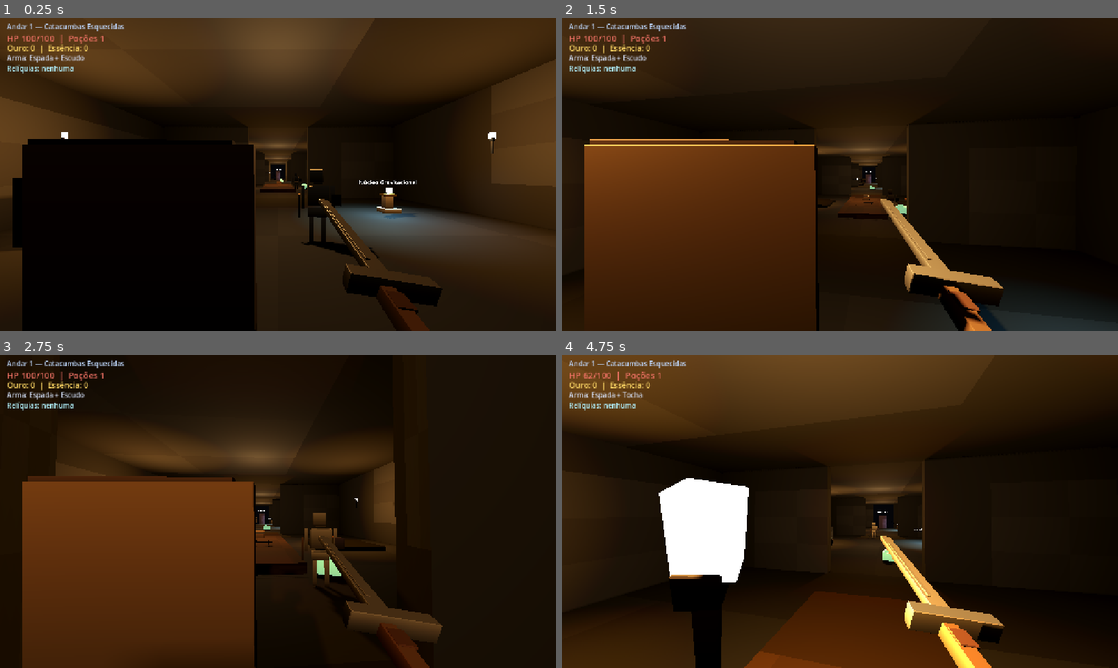
Above: before the commit, frames 1-4 (two rows, left to right).
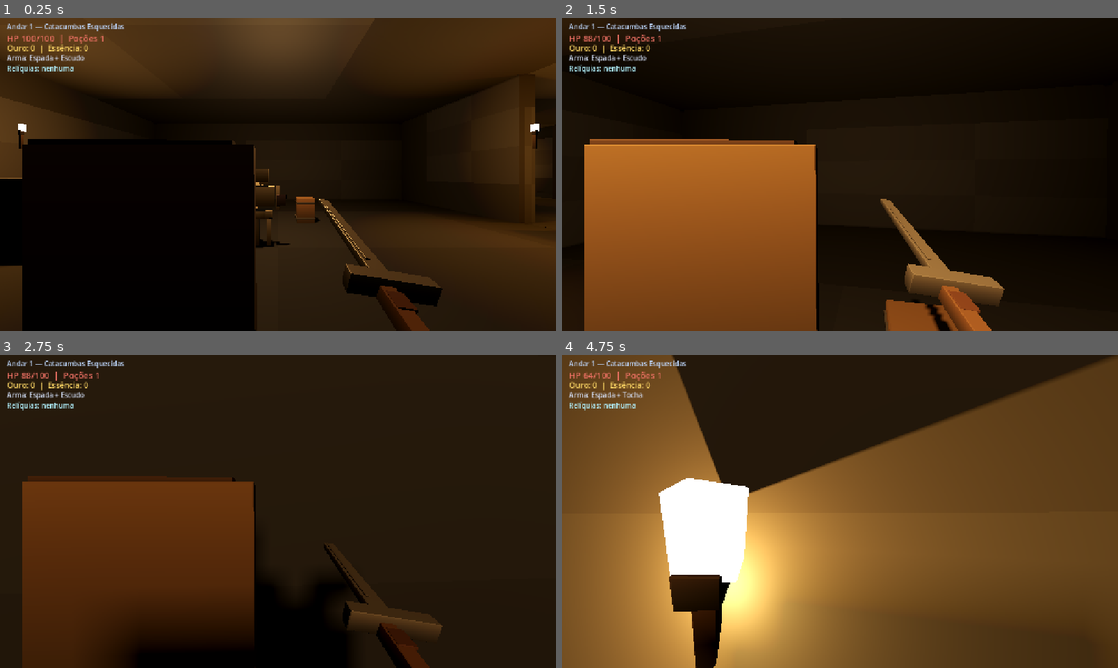
Above: after the commit, the same moments.

Repository: AndreXime/dungeon-of-echoes
Game: Godot game, scene res://scenes/dungeon_run.tscn
The game is run twice, just before and just after one commit, with the same random seed, the same clock (stepped at 60 frames per second) and the same inputs. This scene is started directly instead of the project's main scene.
Inputs (mouse positions are in pixels of both pictures, inside the frame that each line leads up to):
- Up to frame 1 (0.25 s): no input
- Up to frame 2 (1.5 s): tap Enter (ui_accept) at 0.5, 0.77 s; move the mouse to (867, 174) at 0.52 s; press the mouse at (867, 174) at 0.53 s; hold W (move_forward) from 0.53 s (still down); right-click (867, 174) at 0.8 s; move the mouse to (812, 174) at 1.27 s; release the mouse at (812, 174) at 1.28 s; right-click (812, 174) at 1.35 s
- Up to frame 3 (2.75 s): keep holding W (move_forward); tap Enter (ui_accept) at 1.52 s; click (250, 511) at 1.55 s; move the mouse to (289, 505) at 2.02 s; press the mouse at (289, 505) at 2.03 s; right-click (289, 505) at 2.3 s
- Up to frame 4 (4.75 s): keep holding W (move_forward); move the mouse to (834, 517) at 2.77 s; release the mouse at (834, 517) at 2.78 s; right-click (834, 517) at 2.85 s; tap Enter (ui_accept) at 3.02, 3.77, 4.52 s; click (834, 517) at 3.05 s; move the mouse to (878, 514) at 3.52 s; hold E (interact) 3.53-4.28 s; right-click (878, 514) at 3.8 s; move the mouse to (795, 508) at 4.27 s; tap T (toggle_torch) at 4.35 s; click (795, 508) at 4.55 s

The runs differ from the first frame. In frame 1, 7.9% of the frame differs, in the area x 0-100%, y 17-80%; in frame 2, 39%; in frame 3, 13%; in frame 4, 83%, in the area x 0-100%, y 0-100%.

Commit message:
feat(dungeon): layout em grafo, aggro com visão e relíquias únicas

Diff:
--- a/scripts/dungeon_generator.gd
+++ b/scripts/dungeon_generator.gd
@@ -36,62 +36,162 @@
 
 signal generation_done(player_spawn: Vector3, exit_pos: Vector3)
 
+var _spawned_relic_ids: Array[String] = []
+
 
 func generate(parent: Node3D, seed_value: int) -> void:
 	var rng := RandomNumberGenerator.new()
 	rng.seed = seed_value if seed_value != 0 else 1
 	RunState.map_rooms.clear()
-
-	var boss_floor := RunState.floor_index % 3 == 0
-	var count := rng.randi_range(4, 6)
-	var sequence: Array[String] = []
-	for i in count:
-		if i == count - 1:
-			sequence.append("boss" if boss_floor else "end")
-		elif i == 0:
-			sequence.append("hall")
-		else:
-			var roll := rng.randf()
-			if roll < 0.18:
-				sequence.append("treasure")
-			elif roll < 0.32:
-				sequence.append("bridge")
-			elif roll < 0.46:
-				sequence.append("hazard")
-			elif roll < 0.58:
-				sequence.append("cross")
-			else:
-				sequence.append("hall")
-
-	var cursor_z := 0.0
+	_spawned_relic_ids.clear()
+
+	var layout := _build_layout(rng)
 	var player_spawn := Vector3(0, 0.2, 2)
 	var exit_pos := Vector3.ZERO
 	var reveal := MetaProgress.cartographer_level
-
-	for i in sequence.size():
-		var kind: String = sequence[i]
-		var room := _build_room(kind, rng)
-		room.name = "Room_%d_%s" % [i, kind]
-		room.position = Vector3(0, 0, cursor_z)
+	var index := 0
+
+	for cell in layout:
+		var kind: String = cell["kind"]
+		var grid: Vector2i = cell["grid"]
+		var doors: Dictionary = cell["doors"]
+		var room := _build_room(kind, rng, doors)
+		room.name = "Room_%d_%s" % [index, kind]
+		room.position = Vector3(float(grid.x) * ROOM_SIZE.x, 0.0, float(grid.y) * ROOM_SIZE.z)
 		parent.add_child(room)
 
-		var map_entry := {
-			"index": i,
+		RunState.map_rooms.append({
+			"index": index,
 			"kind": kind,
 			"biome": RunState.biome,
-			"revealed": i == 0 or i < reveal or kind in ["treasure", "boss", "end"],
+			"grid": [grid.x, grid.y],
+			"revealed": index == 0 or index < reveal or kind in ["treasure", "boss", "end"],
 			"cleared": false,
-		}
-		RunState.map_rooms.append(map_entry)
-
-		if i == 0:
-			player_spawn = room.global_position + Vector3(0, 0.2, ROOM_SIZE.z * 0.3)
+		})
+
+		if index == 0:
+			player_spawn = room.global_position + Vector3(0, 0.2, ROOM_SIZE.z * 0.25)
 		if kind == "end" or kind == "boss":
 			exit_pos = room.global_position + Vector3(0, 1.0, -ROOM_SIZE.z * 0.3)
 			_add_exit_trigger(room, Vector3(0, 1.0, -ROOM_SIZE.z * 0.3), kind == "boss")
-		cursor_z -= ROOM_SIZE.z
+		index += 1
 
 	generation_done.emit(player_spawn, exit_pos)
+
+
+func _build_layout(rng: RandomNumberGenerator) -> Array[Dictionary]:
+	var boss_floor := RunState.floor_index % 3 == 0
+	var main_count := rng.randi_range(5, 7)
+	var occupied: Dictionary = {}
+	var order: Array[Vector2i] = []
+	var kinds: Dictionary = {}
+	var doors: Dictionary = {}
+
+	var pos := Vector2i(0, 0)
+	occupied[pos] = true
+	order.append(pos)
+	kinds[pos] = "hall"
+	doors[pos] = {"n": false, "s": false, "e": false, "w": false}
+
+	var dirs := [
+		Vector2i(0, -1),
+		Vector2i(0, -1),
+		Vector2i(0, -1),
+		Vector2i(1, 0),
+		Vector2i(-1, 0),
+	]
+
+	while order.size() < main_count:
+		var placed := false
+		var shuffled := dirs.duplicate()
+		for i in shuffled.size():
+			var j := rng.randi_range(i, shuffled.size() - 1)
+			var tmp: Vector2i = shuffled[i]
+			shuffled[i] = shuffled[j]
+			shuffled[j] = tmp
+		for d in shuffled:
+			var nxt: Vector2i = pos + d
+			if occupied.has(nxt):
+				continue
+			_link_doors(doors, pos, nxt, d)
+			occupied[nxt] = true
+			order.append(nxt)
+			pos = nxt
+			placed = true
+			break
+		if not placed:
+			break
+
+	for i in order.size():
+		var p: Vector2i = order[i]
+		if i == 0:
+			kinds[p] = "hall"
+		elif i == order.size() - 1:
+			kinds[p] = "boss" if boss_floor else "end"
+		else:
+			var roll := rng.randf()
+			if roll < 0.22:
+				kinds[p] = "bridge"
+			elif roll < 0.4:
+				kinds[p] = "hazard"
+			elif roll < 0.55:
+				kinds[p] = "cross"
+			else:
+				kinds[p] = "hall"
+
+	# 1–2 salas laterais (tesouro / cross)
+	var branch_budget := 1 + int(rng.randf() > 0.45)
+	var mid_candidates: Array[Vector2i] = []
+	for i in range(1, maxi(order.size() - 1, 1)):
+		mid_candidates.append(order[i])
+	for _b in branch_budget:
+		if mid_candidates.is_empty():
+			break
+		var from: Vector2i = mid_candidates[rng.randi_range(0, mid_candidates.size() - 1)]
+		var side_dirs := [Vector2i(1, 0), Vector2i(-1, 0), Vector2i(0, 1)]
+		for i in side_dirs.size():
+			var j := rng.randi_range(i, side_dirs.size() - 1)
+			var tmp2: Vector2i = side_dirs[i]
+			side_dirs[i] = side_dirs[j]
+			side_dirs[j] = tmp2
+		for d in side_dirs:
+			var nxt2: Vector2i = from + d
+			if occupied.has(nxt2):
+				continue
+			_link_doors(doors, from, nxt2, d)
+			occupied[nxt2] = true
+			order.append(nxt2)
+			kinds[nxt2] = "treasure" if rng.randf() > 0.35 else "cross"
+			break
+
+	var result: Array[Dictionary] = []
+	for p2 in order:
+		result.append({
+			"grid": p2,
+			"kind": kinds[p2],
+			"doors": doors[p2],
+		})
+	return result
+
+
+func _link_doors(doors: Dictionary, a: Vector2i, b: Vector2i, delta: Vector2i) -> void:
+	if not doors.has(a):
+		doors[a] = {"n": false, "s": false, "e": false, "w": false}
+	if not doors.has(b):
+		doors[b] = {"n": false, "s": false, "e": false, "w": false}
+	# grid y negativo = norte (-Z)
+	if delta == Vector2i(0, -1):
+		doors[a]["n"] = true
+		doors[b]["s"] = true
+	elif delta == Vector2i(0, 1):
+		doors[a]["s"] = true
+		doors[b]["n"] = true
+	elif delta == Vector2i(1, 0):
+		doors[a]["e"] = true
+		doors[b]["w"] = true
+	elif delta == Vector2i(-1, 0):
+		doors[a]["w"] = true
+		doors[b]["e"] = true
 
 
 func _palette() -> Dictionary:
@@ -154,8 +254,9 @@
 			return ENEMIES_CATACOMBS
 
 
-func _build_room(kind: String, rng: RandomNumberGenerator) -> Node3D:
+func _build_room(kind: String, rng: RandomNumberGenerator, doors: Dictionary = {}) -> Node3D:
 	var room := Node3D.new()
+	room.set_meta("has_relic", false)
 	var pal := _palette()
 	var stone: Color = pal["stone"]
 	var floor_c: Color = pal["floor"]
@@ -163,15 +264,17 @@
 	var hz := ROOM_SIZE.z * 0.5
 	var hx := ROOM_SIZE.x * 0.5
 	var hy := ROOM_SIZE.y * 0.5
+	var d_n := bool(doors.get("n", false))
+	var d_s := bool(doors.get("s", false))
+	var d_e := bool(doors.get("e", false))
+	var d_w := bool(doors.get("w", false))
 
 	_add_box(room, Vector3(ROOM_SIZE.x, 0.5, ROOM_SIZE.z), Vector3(0, -0.25, 0), floor_c)
 	_add_box(room, Vector3(ROOM_SIZE.x, 0.4, ROOM_SIZE.z), Vector3(0, ROOM_SIZE.y, 0), stone)
-	_add_box(room, Vector3(6.0, ROOM_SIZE.y, 0.5), Vector3(-5.0, hy, hz), stone)
-	_add_box(room, Vector3(6.0, ROOM_SIZE.y, 0.5), Vector3(5.0, hy, hz), stone)
-	_add_box(room, Vector3(6.0, ROOM_SIZE.y, 0.5), Vector3(-5.0, hy, -hz), stone)
-	_add_box(room, Vector3(6.0, ROOM_SIZE.y, 0.5), Vector3(5.0, hy, -hz), stone)
-	_add_box(room, Vector3(0.5, ROOM_SIZE.y, ROOM_SIZE.z), Vector3(hx, hy, 0), stone)
-	_add_box(room, Vector3(0.5, ROOM_SIZE.y, ROOM_SIZE.z), Vector3(-hx, hy, 0), stone)
+	_build_wall_ns(room, hz, hy, stone, d_s)   # +Z sul
+	_build_wall_ns(room, -hz, hy, stone, d_n)  # -Z norte
+	_build_wall_ew(room, hx, hy, stone, d_e)   # +X leste
+	_build_wall_ew(room, -hx, hy, stone, d_w)  # -X oeste
 
 	_spawn_torch(room, Vector3(-5.5, 2.2, 0))
 	_spawn_torch(room, Vector3(5.5, 2.2, 0))
@@ -201,25 +304,24 @@
 			_add_box(room, Vector3(2, 2, 2), Vector3(-4, 1, -3), stone)
 			_add_box(room, Vector3(2, 1.2, 2), Vector3(4, 0.6, 2), stone)
 			_spawn_spikes(room, Vector3(0, 0.15, 3))
-			if rng.randf() > 0.35:
+			if rng.randf() > 0.4:
 				_spawn_random_relic(room, Vector3(0, 0.2, -2), rng)
 		"treasure":
 			_add_box(room, Vector3(1.2, 1.2, 1.2), Vector3(0, 0.6, 0), pal["accent"])
-			_spawn_random_relic(room, Vector3(2.5, 0.2, -1), rng)
-			_spawn_random_relic(room, Vector3(-2.5, 0.2, -1), rng)
+			_spawn_random_relic(room, Vector3(0, 0.2, -2), rng, true)
 			for _i in 3:
 				_spawn_crate(room, Vector3(rng.randf_range(-4, 4), 0.45, rng.randf_range(-3, 3)))
 		"boss":
 			_add_box(room, Vector3(2.0, 2.8, 0.5), Vector3(0, 1.4, -5), pal["accent"])
 			_spawn_boss(room, Vector3(0, 0.1, -1))
-			_spawn_random_relic(room, Vector3(3, 0.2, 2), rng)
+			_spawn_random_relic(room, Vector3(3, 0.2, 2), rng, true)
 		"end":
 			_add_box(room, Vector3(1.5, 2.5, 0.4), Vector3(0, 1.25, -5), pal["accent"])
-			_spawn_random_relic(room, Vector3(2.5, 0.2, -2), rng)
+			_spawn_random_relic(room, Vector3(2.5, 0.2, -2), rng, true)
 			_spawn_enemy(room, Vector3(rng.randf_range(-2, 2), 0.1, 0), rng)
 		_:
 			_add_box(room, Vector3(1.5, 1.5, 1.5), Vector3(-5, 0.75, 0), stone)
-			if rng.randf() > 0.6:
+			if rng.randf() > 0.72:
 				_spawn_random_relic(room, Vector3(4, 0.2, -2), rng)
 
 	if RunState.biome == RunState.BIOME_GARDEN:
@@ -243,6 +345,22 @@
 		_spawn_crate(room, Vector3(rng.randf_range(-5, 5), 0.45, rng.randf_range(-4, 4)))
 
 	return room
+
+
+func _build_wall_ns(room: Node3D, z: float, hy: float, stone: Color, has_door: bool) -> void:
+	if has_door:
+		_add_box(room, Vector3(6.0, ROOM_SIZE.y, 0.5), Vector3(-5.0, hy, z), stone)
+		_add_box(room, Vector3(6.0, ROOM_SIZE.y, 0.5), Vector3(5.0, hy, z), stone)
+	else:
+		_add_box(room, Vector3(ROOM_SIZE.x, ROOM_SIZE.y, 0.5), Vector3(0, hy, z), stone)
+
+
+func _build_wall_ew(room: Node3D, x: float, hy: float, stone: Color, has_door: bool) -> void:
+	if has_door:
+		_add_box(room, Vector3(0.5, ROOM_SIZE.y, 6.0), Vector3(x, hy, -5.0), stone)
+		_add_box(room, Vector3(0.5, ROOM_SIZE.y, 6.0), Vector3(x, hy, 5.0), stone)
+	else:
+		_add_box(room, Vector3(0.5, ROOM_SIZE.y, ROOM_SIZE.z), Vector3(x, hy, 0), stone)
 
 
 func _carve_pit(room: Node3D, pos: Vector3, size: Vector3) -> void:
@@ -397,15 +515,33 @@
 	area.add_child(col)
 
 
-func _spawn_random_relic(room: Node3D, local_pos: Vector3, rng: RandomNumberGenerator) -> void:
+func _spawn_random_relic(room: Node3D, local_pos: Vector3, rng: RandomNumberGenerator, force: bool = false) -> void:
+	if bool(room.get_meta("has_relic", false)):
+		return
 	var luck_bonus := MetaProgress.relic_luck * 0.08
-	if rng.randf() > 0.55 + luck_bonus:
-		return
-	var relic: Dictionary = RELICS[rng.randi_range(0, RELICS.size() - 1)]
-	_spawn_relic(room, local_pos, relic["id"], relic["name"], relic["desc"])
+	if not force and rng.randf() > 0.5 + luck_bonus:
+		return
+	var available: Array[Dictionary] = []
+	for relic in RELICS:
+		var id := String(relic["id"])
+		if _spawned_relic_ids.has(id):
+			continue
+		if RunState.has_relic(id):
+			continue
+		available.append(relic)
+	if available.is_empty():
+		return
+	var pick: Dictionary = available[rng.randi_range(0, available.size() - 1)]
+	_spawn_relic(room, local_pos, pick["id"], pick["name"], pick["desc"])
 
 
 func _spawn_relic(room: Node3D, local_pos: Vector3, relic_id: String, relic_name: String, relic_desc: String) -> void:
+	if bool(room.get_meta("has_relic", false)):
+		return
+	if _spawned_relic_ids.has(relic_id) or RunState.has_relic(relic_id):
+		return
+	room.set_meta("has_relic", true)
+	_spawned_relic_ids.append(relic_id)
 	var root := Node3D.new()
 	root.position = local_pos
 	room.add_child(root)
--- a/scripts/enemy_base.gd
+++ b/scripts/enemy_base.gd
@@ -16,11 +16,14 @@
 @export var is_boss: bool = false
 @export var ranged: bool = false
 @export var projectile_damage: int = 8
+@export var detect_range: float = 9.0
+@export var lose_range: float = 14.0
 
 var hp: int
 var _attack_cd := 0.0
 var _push_vel := Vector3.ZERO
 var _split_done := false
+var _aggro := false
 
 
 func _ready() -> void:
@@ -28,6 +31,9 @@
 	collision_layer = 4
 	collision_mask = 1
 	hp = max_hp
+	if is_boss:
+		detect_range = maxf(detect_range, 12.0)
+		lose_range = maxf(lose_range, 18.0)
 	_attach_model()
 	if not has_node("CollisionShape3D"):
 		var col := CollisionShape3D.new()
@@ -69,17 +75,25 @@
 		to_player.y = 0.0
 	var dist := to_player.length()
 
+	_update_aggro(player, dist)
+
 	if _push_vel.length() > 0.1:
 		velocity.x = _push_vel.x
 		velocity.z = _push_vel.z
 		_push_vel = _push_vel.move_toward(Vector3.ZERO, 18.0 * delta)
+	elif not _aggro:
+		velocity.x = 0.0
+		velocity.z = 0.0
+		if flying:
+			velocity.y = 0.0
 	elif dist > attack_range:
 		var dir := to_player.normalized()
 		velocity.x = dir.x * move_speed
 		velocity.z = dir.z * move_speed
 		if flying:
 			velocity.y = dir.y * move_speed * 0.5
-		look_at(global_position + Vector3(dir.x, 0.0, dir.z), Vector3.UP)
+		if Vector3(dir.x, 0.0, dir.z).length() > 0.01:
+			look_at(global_position + Vector3(dir.x, 0.0, dir.z), Vector3.UP)
 	else:
 		velocity.x = 0.0
 		velocity.z = 0.0
@@ -92,6 +106,29 @@
 	move_and_slide()
 
 
+func _update_aggro(player: Node3D, dist: float) -> void:
+	if dist > lose_range:
+		_aggro = false
+		return
+	if _aggro:
+		return
+	if dist <= detect_range and _has_line_of_sight(player):
+		_aggro = true
+
+
+func _has_line_of_sight(player: Node3D) -> bool:
+	var space := get_world_3d().direct_space_state
+	if space == null:
+		return false
+	var from := global_position + Vector3(0, 1.0, 0)
+	var to := player.global_position + Vector3(0, 1.2, 0)
+	var query := PhysicsRayQueryParameters3D.create(from, to)
+	query.collision_mask = 1
+	query.exclude = [get_rid()]
+	var hit := space.intersect_ray(query)
+	return hit.is_empty()
+
+
 func _do_attack(player: Node3D) -> void:
 	if ranged:
 		_shoot(player)
@@ -100,10 +137,9 @@
 		var to_me := (global_position - player.global_position).normalized()
 		var facing := -player.global_transform.basis.z
 		if facing.dot(to_me) > 0.35:
-			Sfx.play(self, "block", player.global_position)
+			Juice.on_block()
 			return
 	RunState.apply_damage(attack_damage)
-	Sfx.play(self, "hit", global_position)
 
 
 func _shoot(player: Node3D) -> void:
@@ -138,13 +174,17 @@
 func take_hit(damage: int, knockback: Vector3) -> void:
 	hp -= damage
 	_push_vel = knockback
-	Sfx.play(self, "hit", global_position)
+	_aggro = true
 	if hp <= 0:
+		Juice.on_hit(self, true)
 		_die()
+	else:
+		Juice.on_hit(self, false)
 
 
 func apply_push(force: Vector3) -> void:
 	_push_vel = force
+	_aggro = true
 
 
 func _die() -> void:
@@ -171,3 +211,4 @@
 		s.global_position = global_position + offset
 		if "hp" in s:
 			s.set("hp", s.get("max_hp"))
+		s.set("_aggro", true)
